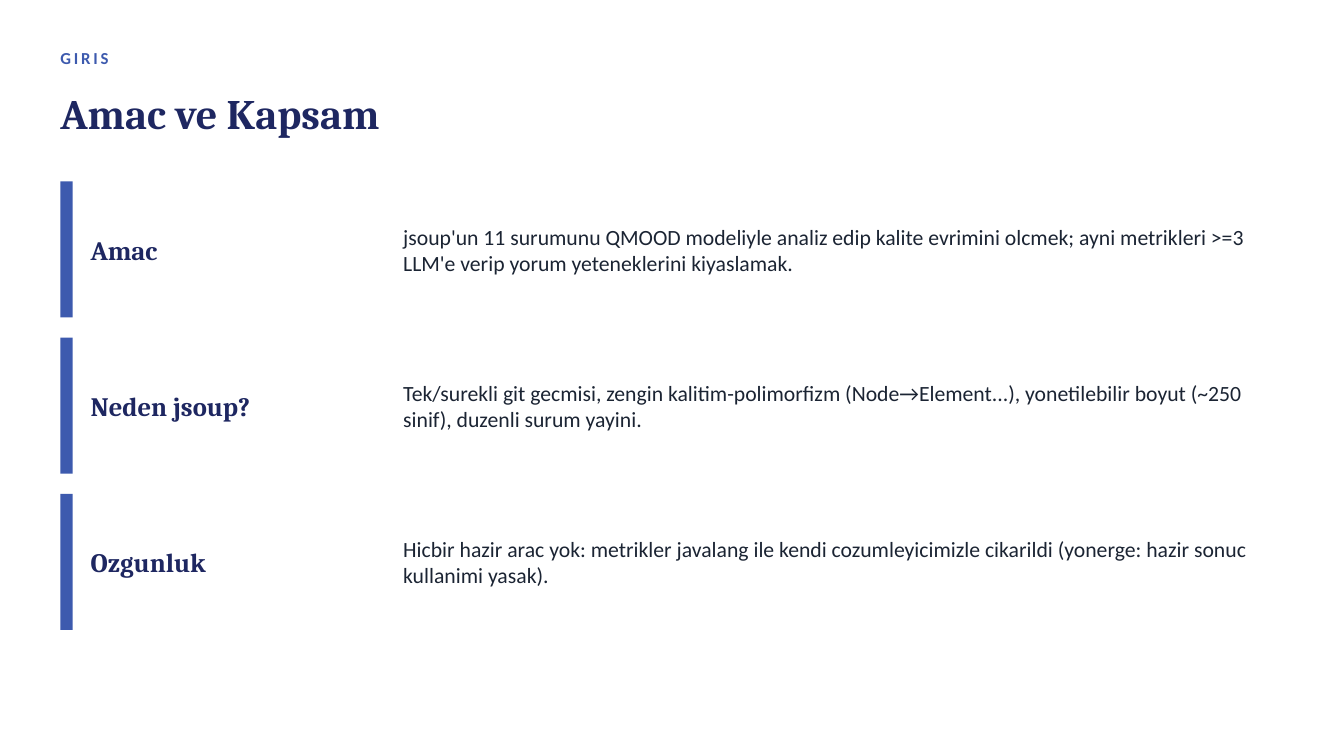
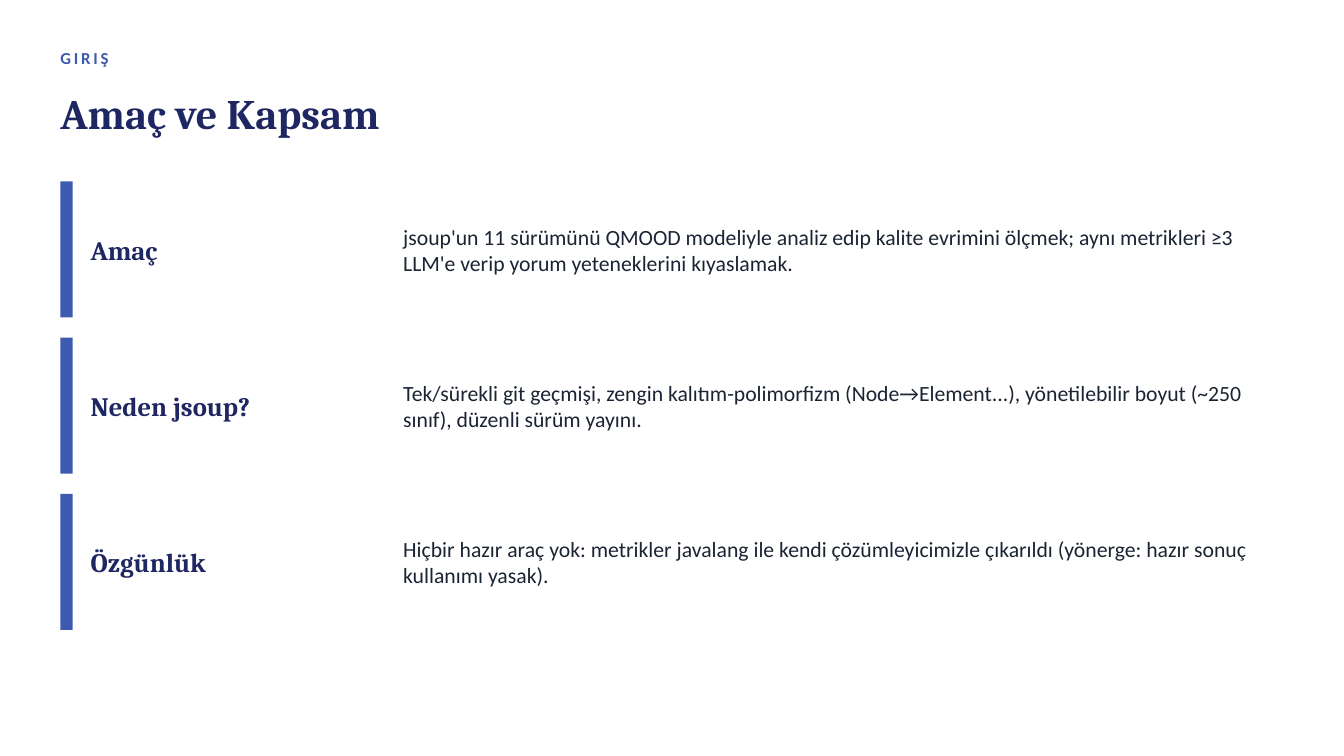
Before and after one commit to murozdemiir/qmood-jsoup-analizi, a slide deck: slide 2 of report/QMOOD_jsoup_sunum.pptx. Drawn at 1344x756 pixels with LibreOffice and Linux fonts; fonts in the diff are those of the drawing. Boxes give left, top, right and bottom in pixels: in the first picture for what was removed or moved away, otherwise in the second. Text is boxed around its words. In the diff, an @@ line names an element or a change of style, - is before the commit and + after.

```diff
--- a/report/QMOOD_jsoup_sunum.pptx
+++ b/report/QMOOD_jsoup_sunum.pptx
@@ text at (60,53,108,67): text changed @@
-GIRIS
+GIRIŞ
@@ text at (60,101,380,138): text changed @@
-Amac ve Kapsam
+Amaç ve Kapsam
@@ text at (403,230,1233,275): text changed @@
-jsoup'un 11 surumunu QMOOD modeliyle analiz edip kalite evrimini olcmek; ayni metrikleri >=3 LLM'e verip yorum yeteneklerini kiyaslamak.
+jsoup'un 11 sürümünü QMOOD modeliyle analiz edip kalite evrimini ölçmek; aynı metrikleri ≥3 LLM'e verip yorum yeteneklerini kıyaslamak.
@@ text at (91,242,158,266): text changed @@
-Amac
+Amaç
@@ text at (403,385,1241,431): text changed @@
-Tek/surekli git gecmisi, zengin kalitim-polimorfizm (Node→Element...), yonetilebilir boyut (~250 sinif), duzenli surum yayini.
+Tek/sürekli git geçmişi, zengin kalıtım-polimorfizm (Node→Element...), yönetilebilir boyut (~250 sınıf), düzenli sürüm yayını.
@@ text at (91,549,206,578): text changed @@
-Ozgunluk
+Özgünlük
@@ text at (403,541,1246,587): text changed @@
-Hicbir hazir arac yok: metrikler javalang ile kendi cozumleyicimizle cikarildi (yonerge: hazir sonuc kullanimi yasak).
+Hiçbir hazır araç yok: metrikler javalang ile kendi çözümleyicimizle çıkarıldı (yönerge: hazır sonuç kullanımı yasak).
```
Also in this commit, not shown: 12 other slides changed, 3 other files.
